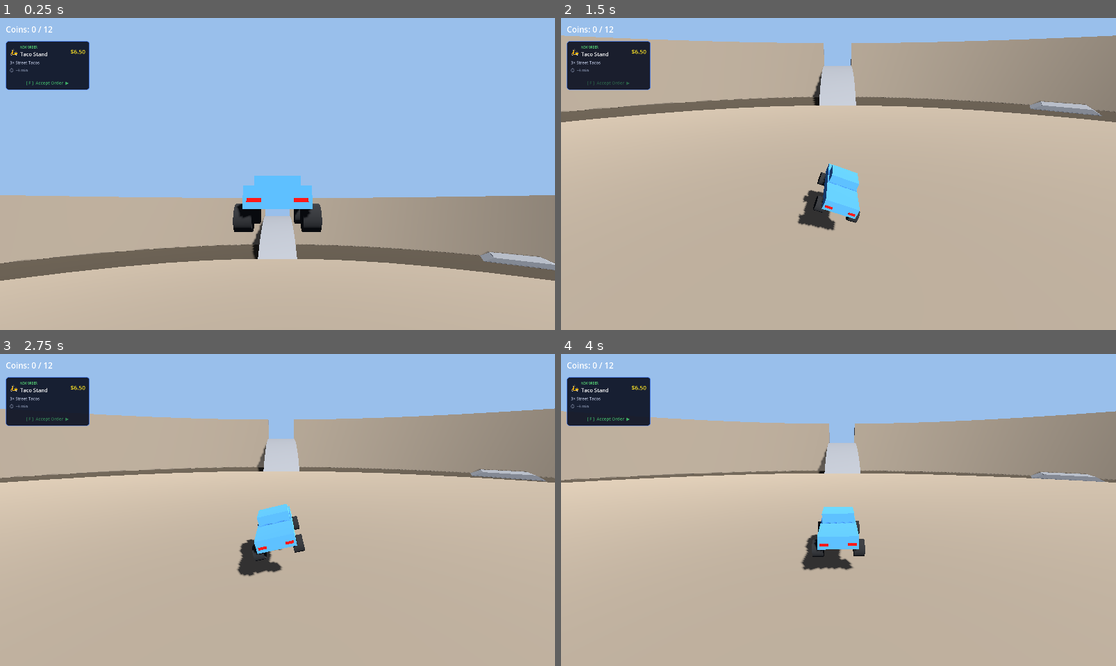
Above: before the commit, frames 1-4 (two rows, left to right).
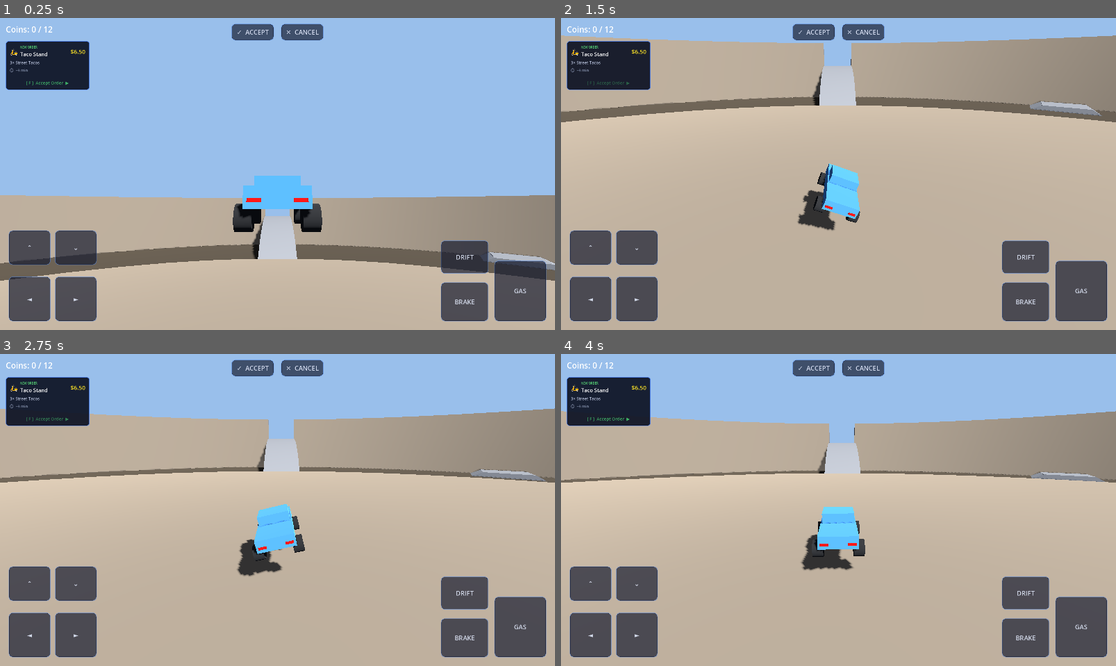
Above: after the commit, the same moments.

Repository: coha1/Cargo
Game: Godot game, scene res://scenes/World.tscn
Two runs of this game, one before a commit and one after it. Both use one fixed random seed, a clock stepped at 60 frames per second and the inputs below.
Inputs (mouse positions are in pixels of both pictures, inside the frame that each line leads up to):
- Up to frame 1 (0.25 s): no input
- Up to frame 2 (1.5 s): move the mouse to (960, 158) at 0.52 s; hold D (steer_right) 0.53-1.25 s; hold F (accept_order) 0.53-1.25 s; click (960, 158) at 0.67 s; tap R (decline_order) at 0.8 s; drag from (727, 189) to (810, 236) at 1.27 s
- Up to frame 3 (2.75 s): move the mouse to (333, 441) at 2.02 s; hold D (steer_right) from 2.03 s (still down); hold F (accept_order) from 2.03 s (still down); click (333, 441) at 2.17 s; tap R (decline_order) at 2.3 s
- Up to frame 4 (4 s): release D (steer_right) at 2.75 s; release F (accept_order) at 2.75 s; drag from (810, 572) to (672, 463) at 2.77 s; move the mouse to (1005, 556) at 3.52 s; hold A (steer_left) from 3.53 s (still down); hold F (accept_order) from 3.53 s (still down); click (1005, 556) at 3.67 s; tap R (decline_order) at 3.8 s

The runs differ from the first frame. In frame 1, 8.4% of the frame differs, in the area x 1-99%, y 1-98%; in frame 2, 8.4%; in frame 3, 8.4%; in frame 4, 8.4%.

Commit message:
touch controls

Diff:
--- a/scenes/HUD.tscn
+++ b/scenes/HUD.tscn
@@ -2,6 +2,7 @@
 
 [ext_resource type="Script" uid="uid://7uyxvbxjg2yi" path="res://scripts/hud.gd" id="1"]
 [ext_resource type="Script" uid="uid://dsigm6hr804o1" path="res://scripts/objective_card.gd" id="2"]
+[ext_resource type="PackedScene" path="res://scenes/TouchControls.tscn" id="3"]
 
 [node name="HUD" type="CanvasLayer" unique_id=1494043375]
 script = ExtResource("1")
@@ -25,3 +26,5 @@
 
 [node name="ObjectiveCard" type="PanelContainer" parent="." unique_id=1909287784]
 script = ExtResource("2")
+
+[node name="TouchControls" parent="." instance=ExtResource("3")]
--- /dev/null
+++ b/scenes/TouchControls.tscn
@@ -0,0 +1,6 @@
+[gd_scene format=3 uid="uid://touch_controls_cargo1"]
+
+[ext_resource type="Script" path="res://scripts/touch_controls.gd" id="1"]
+
+[node name="TouchControls" type="Control"]
+script = ExtResource("1")
--- /dev/null
+++ b/scripts/touch_controls.gd
@@ -0,0 +1,147 @@
+class_name TouchControls
+extends Control
+
+
+## Force the overlay visible even on non-touch desktop — useful for layout testing.
+@export var force_visible: bool = false
+
+
+## Internal button descriptor — one per on-screen control.
+class _Btn:
+	var rect:        Rect2
+	var action:      String
+	var icon:        String
+	var touch_index: int  = -1   # -1 = not currently pressed
+	var panel:       Panel = null
+
+	func _init(r: Rect2, a: String, i: String) -> void:
+		rect = r; action = a; icon = i
+
+
+var _buttons: Array[_Btn] = []
+
+
+func _ready() -> void:
+	if not force_visible and not DisplayServer.is_touchscreen_available():
+		visible = false
+		return
+
+	set_anchors_and_offsets_preset(Control.PRESET_FULL_RECT)
+	mouse_filter = Control.MOUSE_FILTER_IGNORE
+
+	_build_buttons()
+
+
+# ── Layout ────────────────────────────────────────────────────────────────────
+
+func _build_buttons() -> void:
+	var s: Vector2 = get_viewport_rect().size
+
+	# ── Left thumb — steering ─────────────────────────────────────────────────
+	_add_btn(Rect2(30,         s.y - 185, 145, 155), "steer_left",  "◄")
+	_add_btn(Rect2(190,        s.y - 185, 145, 155), "steer_right", "►")
+
+	# ── Left thumb — aerial pitch (above steering) ────────────────────────────
+	_add_btn(Rect2(30,         s.y - 345, 145, 120), "pitch_forward", "⌃")
+	_add_btn(Rect2(190,        s.y - 345, 145, 120), "pitch_back",    "⌄")
+
+	# ── Right thumb — throttle, brake, drift ──────────────────────────────────
+	_add_btn(Rect2(s.x - 210,  s.y - 240, 180, 210), "accelerate", "GAS")
+	_add_btn(Rect2(s.x - 395,  s.y - 165, 165, 135), "brake",      "BRAKE")
+	_add_btn(Rect2(s.x - 395,  s.y - 310, 165, 115), "ebrake",     "DRIFT")
+
+	# ── Top centre — delivery order actions ───────────────────────────────────
+	_add_btn(Rect2(s.x * 0.5 - 160, 20, 148, 58), "accept_order",  "✓  ACCEPT")
+	_add_btn(Rect2(s.x * 0.5 +  12, 20, 148, 58), "decline_order", "✕  CANCEL")
+
+
+func _add_btn(rect: Rect2, action: String, icon: String) -> void:
+	var btn := _Btn.new(rect, action, icon)
+
+	var panel := Panel.new()
+	panel.position  = rect.position
+	panel.size      = rect.size
+	panel.mouse_filter = Control.MOUSE_FILTER_IGNORE
+	_apply_style(panel, false)
+
+	var lbl := Label.new()
+	lbl.set_anchors_and_offsets_preset(Control.PRESET_FULL_RECT)
+	lbl.text = icon
+	lbl.horizontal_alignment = HORIZONTAL_ALIGNMENT_CENTER
+	lbl.vertical_alignment   = VERTICAL_ALIGNMENT_CENTER
+	lbl.add_theme_font_size_override("font_size", 22)
+	lbl.add_theme_color_override("font_color", Color(0.90, 0.93, 1.0, 0.85))
+	lbl.mouse_filter = Control.MOUSE_FILTER_IGNORE
+	panel.add_child(lbl)
+
+	add_child(panel)
+	btn.panel = panel
+	_buttons.append(btn)
+
+
+# ── Input ─────────────────────────────────────────────────────────────────────
+
+func _input(event: InputEvent) -> void:
+	if event is InputEventScreenTouch:
+		if event.pressed:
+			_on_touch_down(event.index, event.position)
+		else:
+			_on_touch_up(event.index)
+	elif event is InputEventScreenDrag:
+		_on_drag(event.index, event.position)
+
+
+func _on_touch_down(index: int, pos: Vector2) -> void:
+	for btn: _Btn in _buttons:
+		if btn.touch_index == -1 and btn.rect.has_point(pos):
+			btn.touch_index = index
+			_fire(btn, true)
+			_apply_style(btn.panel, true)
+			return
+
+
+func _on_touch_up(index: int) -> void:
+	for btn: _Btn in _buttons:
+		if btn.touch_index == index:
+			btn.touch_index = -1
+			_fire(btn, false)
+			_apply_style(btn.panel, false)
+			return
+
+
+func _on_drag(index: int, pos: Vector2) -> void:
+	# Check if an already-pressed button's finger slid off it
+	for btn: _Btn in _buttons:
+		if btn.touch_index == index:
+			if not btn.rect.has_point(pos):
+				btn.touch_index = -1
+				_fire(btn, false)
+				_apply_style(btn.panel, false)
+			return
+
+	# Finger wasn't on a button — check for passby activation
+	for btn: _Btn in _buttons:
+		if btn.touch_index == -1 and btn.rect.has_point(pos):
+			btn.touch_index = index
+			_fire(btn, true)
+			_apply_style(btn.panel, true)
+			return
+
+
+# ── Helpers ───────────────────────────────────────────────────────────────────
+
+func _fire(btn: _Btn, pressed: bool) -> void:
+	var ev := InputEventAction.new()
+	ev.action   = btn.action
+	ev.pressed  = pressed
+	ev.strength = 1.0 if pressed else 0.0
+	Input.parse_input_event(ev)
+
+
+func _apply_style(panel: Panel, pressed: bool) -> void:
+	var style := StyleBoxFlat.new()
+	style.bg_color     = Color(0.28, 0.50, 0.95, 0.82) if pressed else Color(0.08, 0.10, 0.18, 0.68)
+	style.border_color = Color(0.55, 0.78, 1.00, 0.90) if pressed else Color(0.30, 0.50, 0.85, 0.55)
+	style.set_border_width_all(2)
+	style.set_corner_radius_all(14)
+	panel.add_theme_stylebox_override("panel", style)
Not shown, added: scripts/touch_controls.gd.uid
